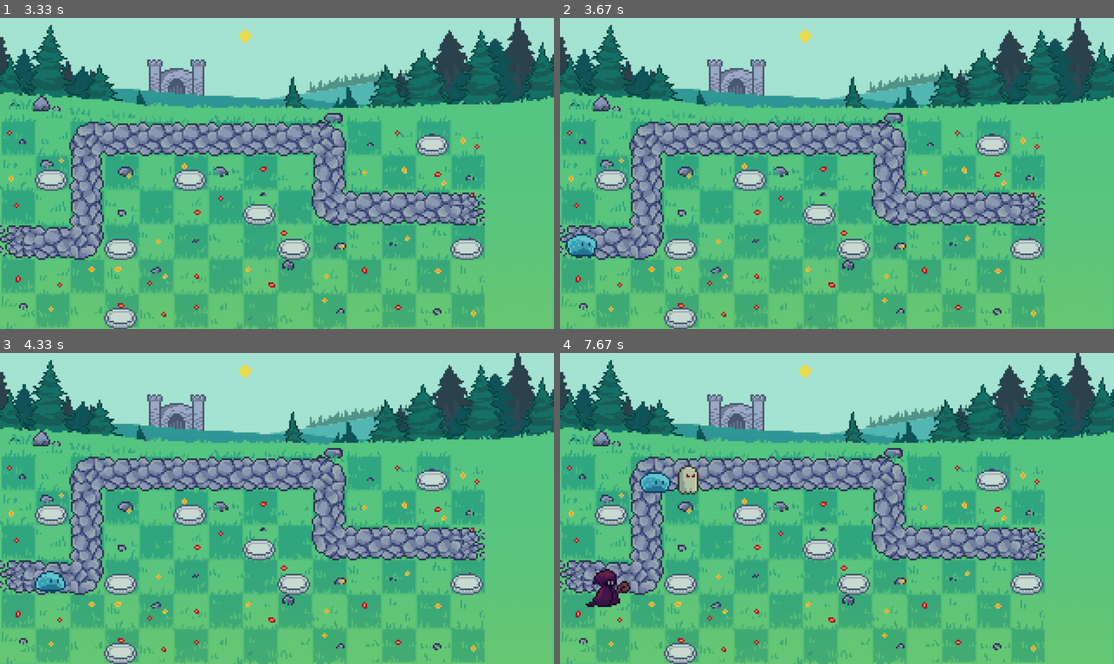
Above: before the commit, frames 1-4 (two rows, left to right).
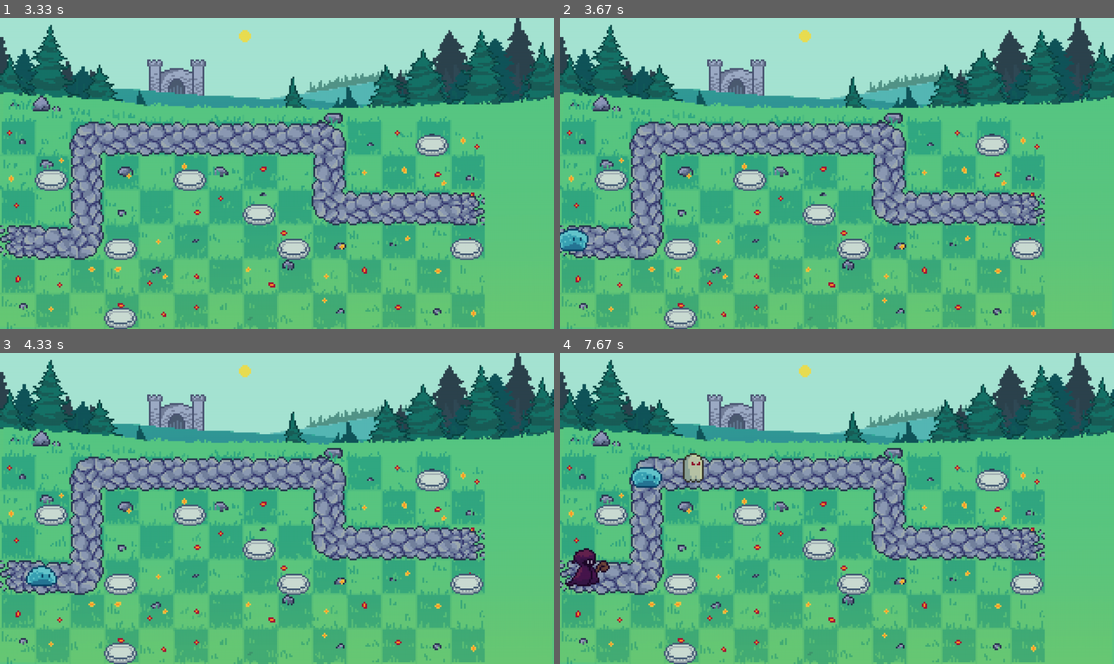
Above: after the commit, the same moments.

Repository: LenaSup/PyGame_project
Game: pygame game, started from main.py
Two runs of this game, one before a commit and one after it. Both use one fixed random seed, a clock stepped at 60 frames per second and the inputs below.
Inputs (mouse positions are in pixels of both pictures, inside the frame that each line leads up to):
- Up to frame 1 (3.33 s): press the mouse at (33, 52) at 0.37 s; move the mouse to (72, 148) at 0.47 s; release the mouse at (105, 245) at 0.6 s; press the mouse at (481, 83) at 0.7 s; move the mouse to (326, 70) at 0.8 s; release the mouse at (166, 61) at 0.93 s; press the mouse at (27, 161) at 1.03 s; move the mouse to (221, 192) at 1.13 s; release the mouse at (421, 223) at 1.27 s; press the mouse at (481, 83) at 1.37 s; move the mouse to (454, 67) at 1.47 s; release the mouse at (421, 55) at 1.6 s; press the mouse at (277, 257) at 1.7 s; move the mouse to (376, 245) at 1.8 s; release the mouse at (470, 235) at 1.93 s; press the mouse at (149, 126) at 2.03 s; move the mouse to (193, 136) at 2.13 s; release the mouse at (243, 145) at 2.27 s; click (487, 58) at 2.38 s
- Up to frame 2 (3.67 s): no input
- Up to frame 3 (4.33 s): no input
- Up to frame 4 (7.67 s): click (1008, 567) at 5.72 s; press the mouse at (1008, 567) at 6.03 s; move the mouse to (931, 589) at 6.13 s; release the mouse at (848, 614) at 6.27 s; press the mouse at (1008, 567) at 6.37 s; move the mouse to (942, 486) at 6.47 s; release the mouse at (875, 408) at 6.6 s; press the mouse at (1008, 567) at 6.7 s; move the mouse to (825, 589) at 6.8 s; release the mouse at (643, 611) at 6.93 s; press the mouse at (1008, 567) at 7.03 s; move the mouse to (837, 580) at 7.13 s; release the mouse at (659, 592) at 7.27 s; press the mouse at (1008, 567) at 7.37 s; move the mouse to (820, 486) at 7.47 s; release the mouse at (632, 405) at 7.6 s

Frame 1 is identical in both runs. In frame 2, 0.4% of the frame differs, in the area x 0-7%, y 67-77%; in frame 3, 0.4%; in frame 4, 2.0%, in the area x 0-26%, y 32-82%.

Commit message:
Враги автоматически выравниваются по низу дороги.

Diff:
--- a/main.py
+++ b/main.py
@@ -410,15 +410,17 @@
             number_of_frames = 13
         self.frames = self.cut_sheet(load_image(image), number_of_frames)
         self.cur_frame = 0
-        # -
         self.pos = x, y
         self.health = health
         self.damage = damage
         self.speed = speed
-        self.image = load_image(image)
+        self.image = self.frames[self.cur_frame]
         self.price = price
         self.rect = self.image.get_rect()
-        self.rect.bottomleft = x, y
+        self.rect.x, self.rect.y = x, y
+        self.rect.y, self.rect.x = self.rect.y - (self.rect.bottom - self.rect.y - 40), self.rect.x - \
+                                   (self.rect.right - self.rect.x - 60)
+        self.pos = self.rect.x, self.rect.y
         self.path = None
         self.current_step = None
         self.step = None
Binary file changed: user_data.sqlite3
